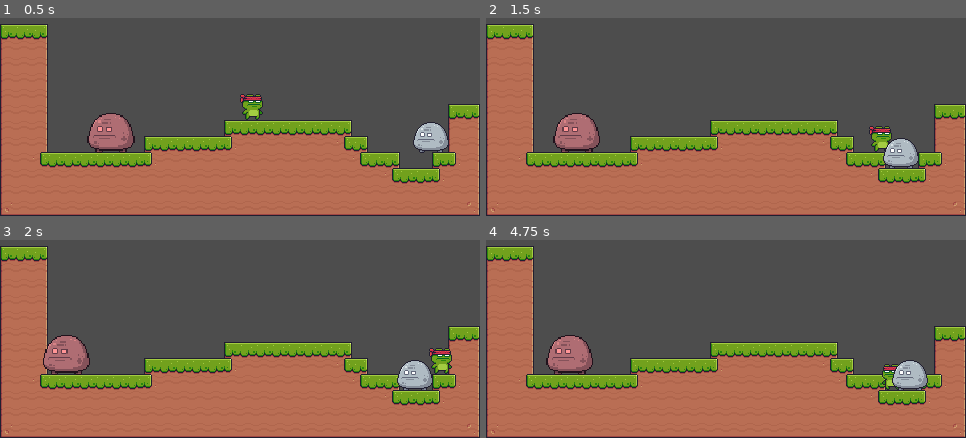
Above: before the commit, frames 1-4 (two rows, left to right).
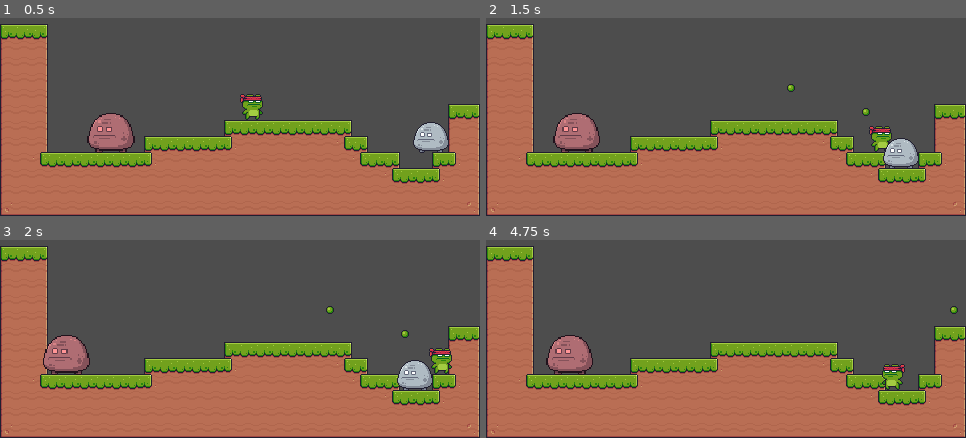
Above: after the commit, the same moments.

Repository: unimelb-game-makers/2025-s1-godot-workshop
Game: Godot game, scene res://Scenes/test_level.tscn
The game is run twice, just before and just after one commit, with the same random seed, the same clock (stepped at 60 frames per second) and the same inputs.
Inputs:
- Up to frame 1 (0.5 s): no input
- Up to frame 2 (1.5 s): tap Enter (ui_accept) at 0.5, 0.77 s; hold Right (ui_right) from 0.53 s (still down); tap C (Shoot, bound only after the commit) at 0.6, 1.35 s
- Up to frame 3 (2 s): keep holding Right (ui_right); tap Enter (ui_accept) at 1.52 s
- Up to frame 4 (4.75 s): release Right (ui_right) at 2.03 s; hold Left (ui_left) 2.03-2.78 s; tap C (Shoot, bound only after the commit) every 0.75 s from 2.1 to 4.35 s; hold Right (ui_right) 2.78-4.28 s; tap Enter (ui_accept) at 3.02, 3.77, 4.52 s; hold Left (ui_left) from 4.28 s (still down)

Frame 1 is identical in both runs. In frame 2, 0.1% of the frame differs, in the area x 62-80%, y 33-50%; in frame 3, 0.1%; in frame 4, 0.9%, in the area x 84-99%, y 33-76%.

Commit message:
Shooting Implemented
I am crying

Diff:
--- /dev/null
+++ b/Scenes/bullet.gd
@@ -0,0 +1,17 @@
+extends CharacterBody2D
+
+var speed : float = 50
+var direction : Vector2 = Vector2.ZERO
+var damage : int = 1
+
+func _physics_process(delta: float) -> void:
+	velocity = speed * direction
+
+	if move_and_slide():
+		queue_free()
+
+
+
+func _on_area_2d_body_entered(body: Node2D) -> void:
+	body.damage(damage)
+	queue_free()
--- /dev/null
+++ b/Scenes/bullet.tscn
@@ -0,0 +1,31 @@
+[gd_scene load_steps=5 format=3 uid="uid://dsh2k8suhfhrg"]
+
+[ext_resource type="Script" path="res://Scenes/bullet.gd" id="1_843ku"]
+[ext_resource type="Texture2D" uid="uid://l8sykh0ldfs6" path="res://Resources/Character/Bullet.png" id="1_ren3o"]
+
+[sub_resource type="CircleShape2D" id="CircleShape2D_obr7u"]
+radius = 3.0
+
+[sub_resource type="CircleShape2D" id="CircleShape2D_jlcxu"]
+radius = 5.09902
+
+[node name="Bullet" type="CharacterBody2D"]
+collision_layer = 0
+collision_mask = 4
+script = ExtResource("1_843ku")
+
+[node name="Sprite2D" type="Sprite2D" parent="."]
+z_index = -1
+texture = ExtResource("1_ren3o")
+
+[node name="CollisionShape2D" type="CollisionShape2D" parent="."]
+shape = SubResource("CircleShape2D_obr7u")
+
+[node name="Area2D" type="Area2D" parent="."]
+collision_layer = 0
+collision_mask = 2
+
+[node name="CollisionShape2D" type="CollisionShape2D" parent="Area2D"]
+shape = SubResource("CircleShape2D_jlcxu")
+
+[connection signal="body_entered" from="Area2D" to="." method="_on_area_2d_body_entered"]
--- a/Scenes/player.gd
+++ b/Scenes/player.gd
@@ -8,6 +8,7 @@
 
 @export var health : int = 10
 
+var bullet : Resource = preload("res://Scenes/bullet.tscn")
 
 func _physics_process(delta: float) -> void:
 	# Add the gravity.
@@ -17,6 +18,10 @@
 	# Handle jump.
 	if Input.is_action_just_pressed("ui_accept") and is_on_floor():
 		velocity.y = JUMP_VELOCITY
+
+	# Handle shooting
+	if Input.is_action_just_pressed("Shoot"):
+		shoot()
 
 	# Get the input direction and handle the movement/deceleration.
 	# As good practice, you should replace UI actions with custom gameplay actions.
@@ -40,3 +45,14 @@
 		queue_free()
 	else:
 		print(health)
+
+func shoot() -> void:
+	# Spawn bullet
+	var new_bullet = bullet.instantiate()
+	new_bullet.global_position = global_position
+	if sprite.flip_h: #Facing left
+		new_bullet.direction = Vector2.LEFT
+	else:
+		new_bullet.direction = Vector2.RIGHT
+	get_tree().root.add_child(new_bullet)
+	pass
--- a/Scenes/rock_enemy.gd
+++ b/Scenes/rock_enemy.gd
@@ -4,6 +4,7 @@
 var speed:float = 50
 var direction_x:float = 1
 
+@export var health : int = 3
 @export var attack_damage : int = 2
 
 #Runs every frame
@@ -26,3 +27,8 @@
 	#print("Player damaged")
 	#queue_free()
 	body.damage(attack_damage)
+
+func damage(value:int) -> void:
+	health -= value
+	if health <= 0:
+		queue_free()
--- a/project.godot
+++ b/project.godot
@@ -21,6 +21,14 @@
 window/size/viewport_height=360
 window/stretch/mode="viewport"
 
+[input]
+
+Shoot={
+"deadzone": 0.5,
+"events": [Object(InputEventKey,"resource_local_to_scene":false,"resource_name":"","device":-1,"window_id":0,"alt_pressed":false,"shift_pressed":false,"ctrl_pressed":false,"meta_pressed":false,"pressed":false,"keycode":0,"physical_keycode":67,"key_label":0,"unicode":99,"location":0,"echo":false,"script":null)
+]
+}
+
 [layer_names]
 
 2d_physics/layer_1="Player"
